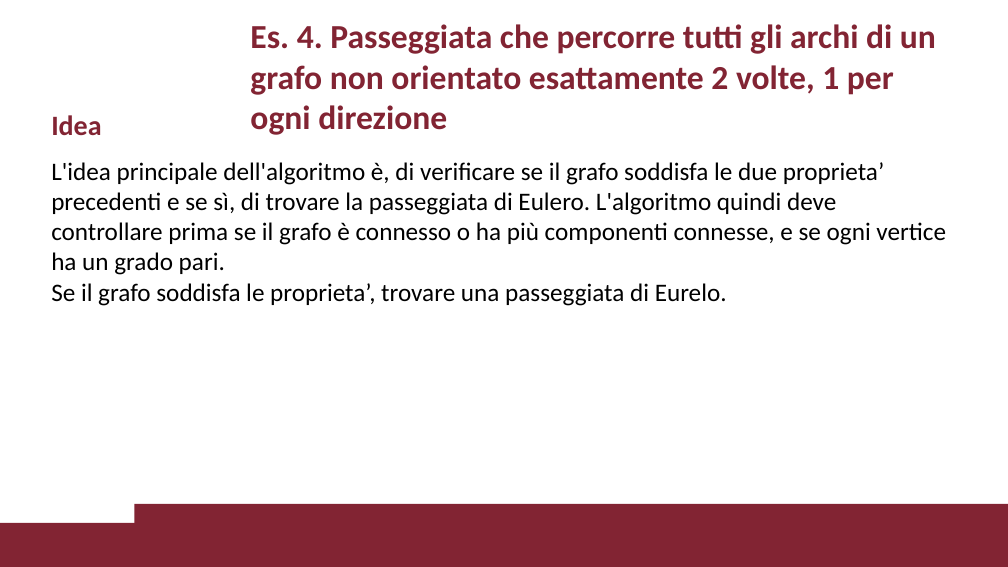
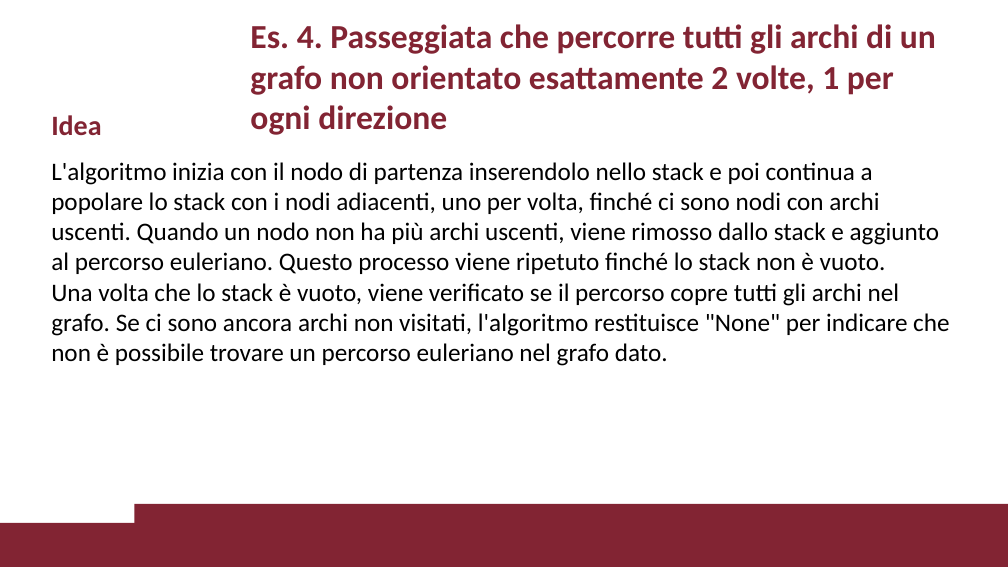
Before and after one commit to VincenzoImp/PDA, a slide deck: slide 10 of Esercitazione2/Esercitazione2.pptx. Drawn at 1008x567 pixels with LibreOffice and Linux fonts; fonts in the diff are those of the drawing; background and template pictures are left out. Boxes give left, top, right and bottom in pixels: in the first picture for what was removed or moved away, otherwise in the second. Text is boxed around its words. In the diff, an @@ line names an element or a change of style, - is before the commit and + after.

```diff
--- a/Esercitazione2/Esercitazione2.pptx
+++ b/Esercitazione2/Esercitazione2.pptx
@@ text at (51,162,949,366): text changed @@
-L'idea principale dell'algoritmo è, di verificare se il grafo soddisfa le due proprieta’ precedenti e se sì, di trovare la passeggiata di Eulero. L'algoritmo quindi deve controllare prima se il grafo è connesso o ha più componenti connesse, e se ogni vertice ha un grado pari.
-Se il grafo soddisfa le proprieta’, trovare una passeggiata di Eurelo.
+L'algoritmo inizia con il nodo di partenza inserendolo nello stack e poi continua a popolare lo stack con i nodi adiacenti, uno per volta, finché ci sono nodi con archi uscenti. Quando un nodo non ha più archi uscenti, viene rimosso dallo stack e aggiunto al percorso euleriano. Questo processo viene ripetuto finché lo stack non è vuoto.
+Una volta che lo stack è vuoto, viene verificato se il percorso copre tutti gli archi nel grafo. Se ci sono ancora archi non visitati, l'algoritmo restituisce "None" per indicare che non è possibile trovare un percorso euleriano nel grafo dato.
```
Also in this commit, not shown: 5 other slides changed, 3 slides added, 3 slides removed, 2 other files.
